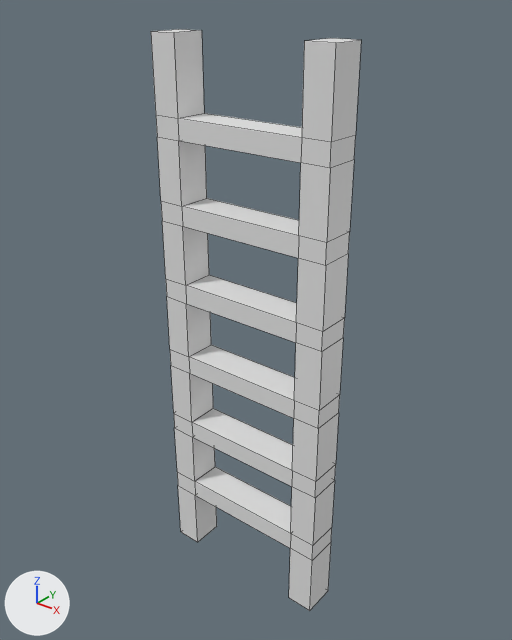
Before and after pictures for a commit that changed the FBX model PR_PizzaJam_3D/Assets/Meshes/Ladder.fbx.
Camera for both pictures: a 50 mm lens placed at (7.387, -2.56, 2.154), pointed at (5.994, -0.819, 1.074). Arrows for +X, +Y and +Z are at lower left; the lights stay in place. Mesh edges are drawn as thin lines. Where no turn or scale is listed for an object, it has been applied to the vertices.

Names of what the first picture shows: 'Ladder'.
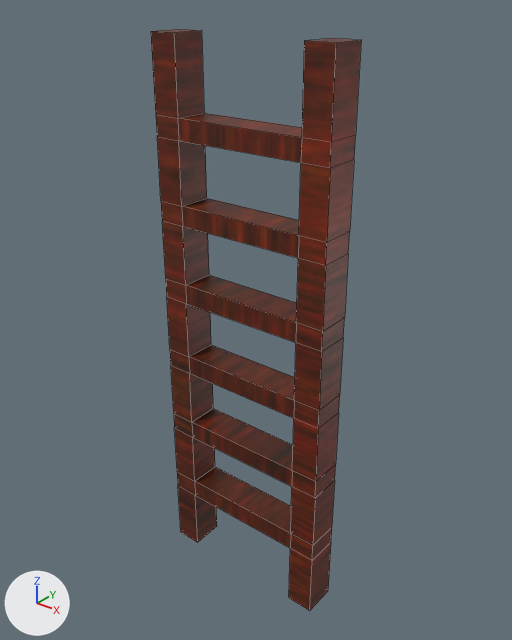
What the commit changed:
Picture 'Ladder Material.png' (img_ladder_material_png) is new.
Material 'Ladder Material' (mat_ladder_material) is new.
Its texture is img_ladder_material_png.
me_ladder has 112 vertices, 120 faces and spans x -0.34..0.34, y -0.06..0.06, z 0.0..2.0.
me_ladder now uses material mat_ladder_material (picture img_ladder_material_png).

Pixel boxes (x1, y1, x2, y2) of what changed, in the pictures (512 x 640 px):
'Ladder', recoloured (grey to brown): (151, 29, 361, 611) in both
